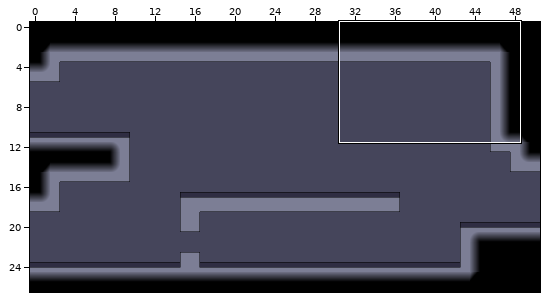
Level history. LDtk project: Darkrise/Assets/Levels/startLevel.ldtk. Above: a wide view before the commit, with the close-up outlined.
Close-up. Before the commit:
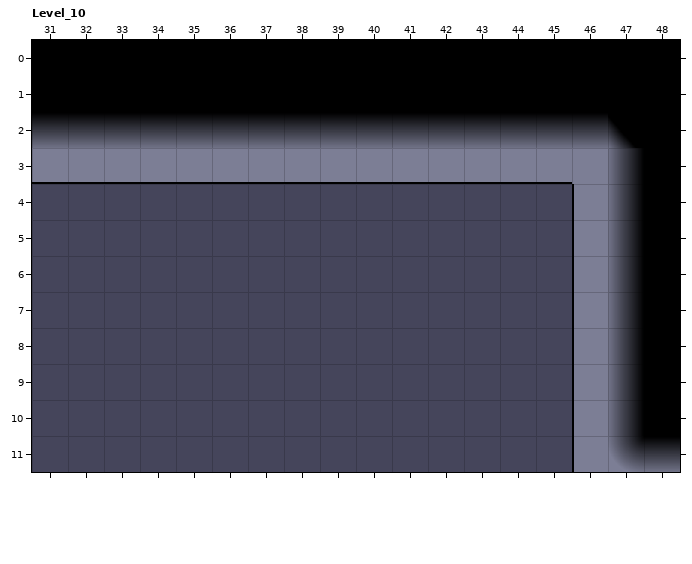
Cells are 60x60 px. Shown: Level_10 x 31..48, y 0..11. The commit also changed other parts of the map, which this record leaves out.
After the commit:
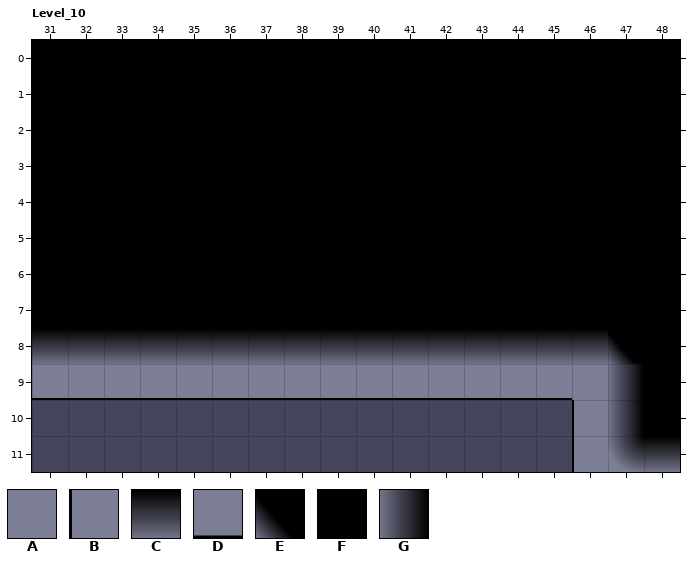
Key: from "DarkriseTilemapV3": A 2, B 20 flipped left-right, C 28 flipped up-down, D 48 flipped up-down, E 58 flipped up-down, F 60, G 74.
_ is an empty cell.
The exact change:
Layer "Tiles":
y 2: x 31..47 CCCCCCCCCCCCCCCCE -> FFFFFFFFFFFFFFFFF
y 3: x 31..47 DDDDDDDDDDDDDDDAG -> FFFFFFFFFFFFFFFFF
y 4..7: x 31..47 _______________BG -> FFFFFFFFFFFFFFFFF
y 8: x 31..47 _______________BG -> CCCCCCCCCCCCCCCCE
y 9: x 31..46 _______________B -> DDDDDDDDDDDDDDDA
Boxes around the changes in both close-ups, in picture pixels (x1, y1, x2, y2):
changed: (32, 115, 642, 400)
